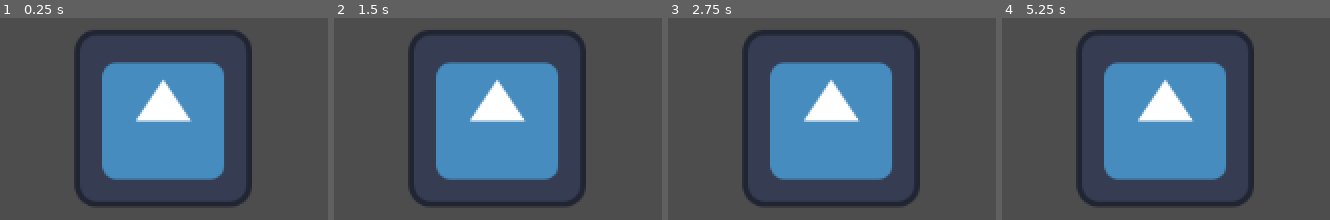
Above: before the commit, frames 1-4 (left to right).
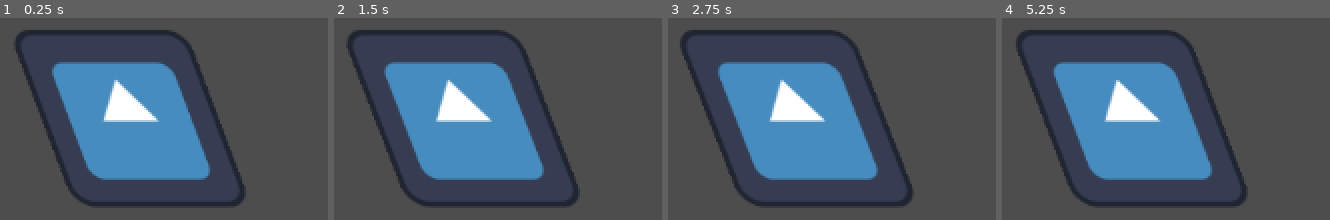
Above: after the commit, the same moments.

Repository: Akhayut/The_Light_Within_The_Dark
Game: Godot game, scene res://scenes/testScenes/test_map.tscn
Same seed, same stepped clock (60 frames per second), same inputs: the game is played once before the commit and once after it. The engine's default icon, where the game draws it, is replaced by a stand-in: a white triangle on a blue panel in a dark square.
Inputs:
- Up to frame 1 (0.25 s): no input
- Up to frame 2 (1.5 s): no input
- Up to frame 3 (2.75 s): no input
- Up to frame 4 (5.25 s): no input

The runs differ from the first frame. In frame 1, 21% of the frame differs, in the area x 4-77%, y 5-92%; in frame 2, 21%; in frame 3, 21%, in the area x 3-77%, y 5-92%; in frame 4, 21%.

Commit message:
played around with vertex shaders
MADE BRO HIT THAT YOINKUS SPOINKUS

Diff:
--- a/the-light-within-the-dark/scenes/testScenes/test_map.tscn
+++ b/the-light-within-the-dark/scenes/testScenes/test_map.tscn
@@ -1,6 +1,6 @@
 [gd_scene load_steps=4 format=3 uid="uid://y5dr0mrt3cpq"]
 
-[ext_resource type="Shader" uid="uid://dsm8l2cm87exa" path="res://scripts/shaders/new_shader.tres" id="1_cqvns"]
+[ext_resource type="Shader" uid="uid://ce1ynh4uvpcx0" path="res://scripts/shaders/scriptShaderTest.gdshader" id="1_cqvns"]
 [ext_resource type="Texture2D" uid="uid://b7oqa70bs8s58" path="res://assets/icon.svg" id="1_w56fm"]
 
 [sub_resource type="ShaderMaterial" id="ShaderMaterial_gel5x"]
--- a/the-light-within-the-dark/scripts/shaders/new_shader.tres
+++ /dev/null
@@ -1,29 +0,0 @@
-[gd_resource type="VisualShader" load_steps=4 format=3 uid="uid://dsm8l2cm87exa"]
-
-[sub_resource type="VisualShaderNodeInput" id="VisualShaderNodeInput_qxia4"]
-input_name = "vertex"
-
-[sub_resource type="VisualShaderNodeVectorOp" id="VisualShaderNodeVectorOp_h6wve"]
-default_input_values = [0, Vector2(0, 0), 1, Vector2(50, 25)]
-op_type = 0
-
-[sub_resource type="VisualShaderNodeIf" id="VisualShaderNodeIf_qxia4"]
-
-[resource]
-code = "shader_type canvas_item;
-render_mode blend_mix;
-
-
-
-"
-graph_offset = Vector2(-377.052, -138.321)
-mode = 1
-flags/light_only = false
-nodes/vertex/0/position = Vector2(560, 140)
-nodes/vertex/2/node = SubResource("VisualShaderNodeInput_qxia4")
-nodes/vertex/2/position = Vector2(-520, 140)
-nodes/vertex/3/node = SubResource("VisualShaderNodeVectorOp_h6wve")
-nodes/vertex/3/position = Vector2(240, 20)
-nodes/vertex/4/node = SubResource("VisualShaderNodeIf_qxia4")
-nodes/vertex/4/position = Vector2(-80, 40)
-nodes/fragment/0/position = Vector2(2480, 660)
--- /dev/null
+++ b/the-light-within-the-dark/scripts/shaders/scriptShaderTest.gdshader
@@ -0,0 +1,17 @@
+shader_type canvas_item;
+
+void vertex() {
+	// Called for every vertex the material is visible on.
+	if (VERTEX.y < 0.0){
+		VERTEX += vec2(sin(TIME * 20.0) * 50.0, 0);
+	}
+}
+
+void fragment() {
+	// Called for every pixel the material is visible on.
+}
+
+//void light() {
+//	// Called for every pixel for every light affecting the CanvasItem.
+//	// Uncomment to replace the default light processing function with this one.
+//}
--- /dev/null
+++ b/the-light-within-the-dark/scripts/shaders/visualShaderTest.tres
@@ -0,0 +1,120 @@
+[gd_resource type="VisualShader" load_steps=9 format=3 uid="uid://dsm8l2cm87exa"]
+
+[sub_resource type="VisualShaderNodeInput" id="VisualShaderNodeInput_qxia4"]
+expanded_output_ports = [0]
+input_name = "vertex"
+
+[sub_resource type="VisualShaderNodeVectorOp" id="VisualShaderNodeVectorOp_h6wve"]
+default_input_values = [0, Vector2(0, 0), 1, Vector2(50, 25)]
+op_type = 0
+
+[sub_resource type="VisualShaderNodeIf" id="VisualShaderNodeIf_qxia4"]
+default_input_values = [0, 0.0, 1, 0.0, 2, 1e-05, 3, Vector3(0, 0, 0), 4, Vector3(100, 0, 0), 5, Vector3(0, 0, 0)]
+
+[sub_resource type="VisualShaderNodeInput" id="VisualShaderNodeInput_h6wve"]
+input_name = "time"
+
+[sub_resource type="VisualShaderNodeVectorCompose" id="VisualShaderNodeVectorCompose_6kopa"]
+
+[sub_resource type="VisualShaderNodeVectorFunc" id="VisualShaderNodeVectorFunc_qxia4"]
+default_input_values = [0, Vector2(0, 0)]
+op_type = 0
+function = 26
+
+[sub_resource type="VisualShaderNodeFloatOp" id="VisualShaderNodeFloatOp_qxia4"]
+default_input_values = [0, 0.0, 1, 1000.0]
+operator = 2
+
+[sub_resource type="VisualShaderNodeFloatOp" id="VisualShaderNodeFloatOp_h6wve"]
+default_input_values = [0, 0.0, 1, 10.0]
+operator = 2
+
+[resource]
+code = "shader_type canvas_item;
+render_mode blend_mix;
+
+
+
+
+void vertex() {
+// Input:2
+	vec2 n_out2p0 = VERTEX;
+	float n_out2p2 = n_out2p0.g;
+
+
+// Input:5
+	float n_out5p0 = TIME;
+
+
+// FloatOp:9
+	float n_in9p1 = 10.00000;
+	float n_out9p0 = n_out5p0 * n_in9p1;
+
+
+// VectorFunc:7
+	vec2 n_out7p0 = sin(vec2(n_out9p0));
+
+
+// FloatOp:8
+	float n_in8p1 = 1000.00000;
+	float n_out8p0 = n_out7p0.x * n_in8p1;
+
+
+// VectorCompose:6
+	float n_in6p1 = 0.00000;
+	float n_in6p2 = 0.00000;
+	vec3 n_out6p0 = vec3(n_out8p0, n_in6p1, n_in6p2);
+
+
+	vec3 n_out4p0;
+// If:4
+	float n_in4p0 = 0.00000;
+	float n_in4p2 = 0.00001;
+	vec3 n_in4p3 = vec3(0.00000, 0.00000, 0.00000);
+	vec3 n_in4p5 = vec3(0.00000, 0.00000, 0.00000);
+	if(abs(n_in4p0 - n_out2p2) < n_in4p2)
+	{
+		n_out4p0 = n_in4p3;
+	}
+	else if(n_in4p0 < n_out2p2)
+	{
+		n_out4p0 = n_in4p5;
+	}
+	else
+	{
+		n_out4p0 = n_out6p0;
+	}
+
+
+// VectorOp:3
+	vec2 n_out3p0 = n_out2p0 + vec2(n_out4p0.xy);
+
+
+// Output:0
+	VERTEX = n_out3p0;
+
+
+}
+"
+graph_offset = Vector2(-349.779, -122.721)
+mode = 1
+flags/light_only = false
+nodes/vertex/0/position = Vector2(940, 120)
+nodes/vertex/2/node = SubResource("VisualShaderNodeInput_qxia4")
+nodes/vertex/2/position = Vector2(-380, 120)
+nodes/vertex/3/node = SubResource("VisualShaderNodeVectorOp_h6wve")
+nodes/vertex/3/position = Vector2(620, 0)
+nodes/vertex/4/node = SubResource("VisualShaderNodeIf_qxia4")
+nodes/vertex/4/position = Vector2(180, 20)
+nodes/vertex/5/node = SubResource("VisualShaderNodeInput_h6wve")
+nodes/vertex/5/position = Vector2(-1720, 640)
+nodes/vertex/6/node = SubResource("VisualShaderNodeVectorCompose_6kopa")
+nodes/vertex/6/position = Vector2(-320, 540)
+nodes/vertex/7/node = SubResource("VisualShaderNodeVectorFunc_qxia4")
+nodes/vertex/7/position = Vector2(-940, 520)
+nodes/vertex/8/node = SubResource("VisualShaderNodeFloatOp_qxia4")
+nodes/vertex/8/position = Vector2(-640, 540)
+nodes/vertex/9/node = SubResource("VisualShaderNodeFloatOp_h6wve")
+nodes/vertex/9/position = Vector2(-1260, 580)
+nodes/vertex/connections = PackedInt32Array(2, 2, 4, 1, 2, 0, 3, 0, 3, 0, 0, 0, 4, 0, 3, 1, 7, 0, 8, 0, 8, 0, 6, 0, 6, 0, 4, 4, 5, 0, 9, 0, 9, 0, 7, 0)
+nodes/fragment/0/position = Vector2(2440, 680)
Not shown, added: the-light-within-the-dark/scripts/shaders/scriptShaderTest.gdshader.uid
